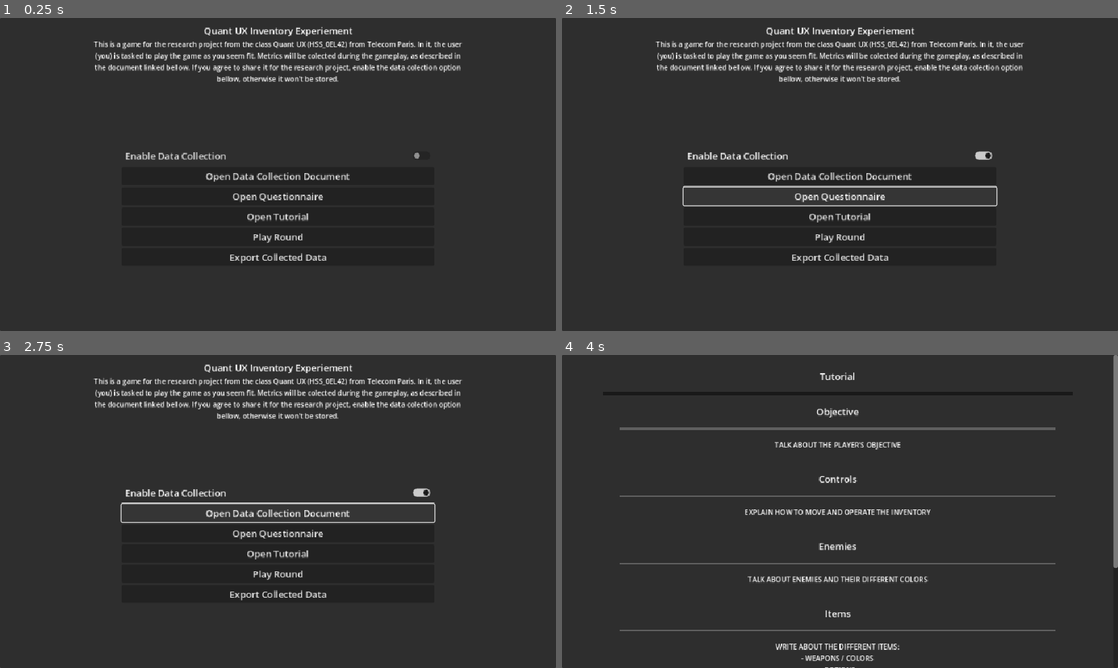
Above: before the commit, frames 1-4 (two rows, left to right).
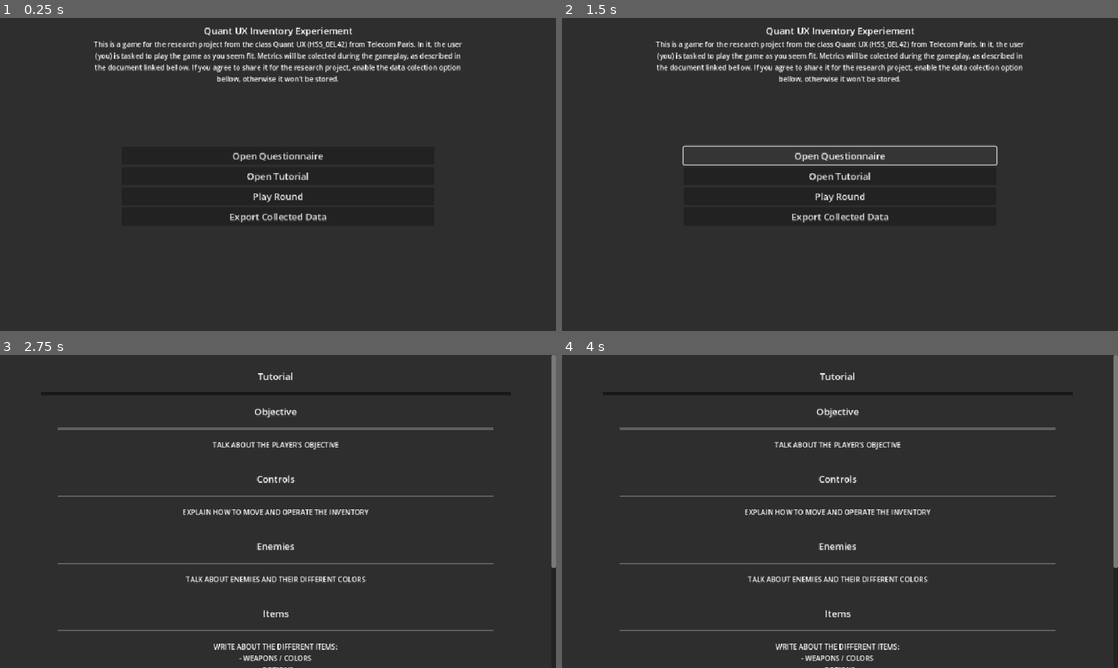
Above: after the commit, the same moments.

Repository: loco-choco/quantux-ui-experiment
Game: Godot game, scene res://scenes/main.tscn
Two runs of this game, one before a commit and one after it. Both use one fixed random seed, a clock stepped at 60 frames per second and the inputs below. The engine's default icon, where the game draws it, is replaced by a stand-in: a white triangle on a blue panel in a dark square.
Inputs (mouse positions are in pixels of both pictures, inside the frame that each line leads up to):
- Up to frame 1 (0.25 s): no input
- Up to frame 2 (1.5 s): click (840, 155) at 0.5 s, where only the run before the commit has a clickable "Enable Data Collection"; click "Open Questionnaire" at 1.25 s
- Up to frame 3 (2.75 s): click (278, 511) at 2 s, where only the run before the commit has a clickable "Open Data Collection Document"
- Up to frame 4 (4 s): click (840, 552) at 2.75 s, where only the run before the commit has a clickable "Open Tutorial"; tap Enter at 3.5 s; move the mouse to (962, 495) at 3.52 s; hold Tab (hud_toggle_quick_inv) from 3.53 s (still down); click (962, 495) at 3.67 s

The runs differ from the first frame. In frame 1, 1.7% of the frame differs, in the area x 22-76%, y 42-79%; in frame 2, 3.0%; in frame 3, 9.1%, in the area x 10-100%, y 0-100%; in frame 4, nothing differs.

Commit message:
removed consent form as it's part of the questionnaire and consent toggle as it's also part of the questionnaire

Diff:
--- a/scenes/main.tscn
+++ b/scenes/main.tscn
@@ -37,6 +37,79 @@
 process_mode = 3
 
 [node name="MainMenu" type="PanelContainer" parent="MainMenuCanvas"]
+unique_name_in_owner = true
+anchors_preset = 15
+anchor_right = 1.0
+anchor_bottom = 1.0
+grow_horizontal = 2
+grow_vertical = 2
+
+[node name="MarginContainer" type="MarginContainer" parent="MainMenuCanvas/MainMenu"]
+layout_mode = 2
+theme_override_constants/margin_left = 10
+theme_override_constants/margin_top = 10
+theme_override_constants/margin_right = 10
+theme_override_constants/margin_bottom = 10
+
+[node name="VBoxContainer" type="VBoxContainer" parent="MainMenuCanvas/MainMenu/MarginContainer"]
+layout_mode = 2
+
+[node name="MarginContainer2" type="MarginContainer" parent="MainMenuCanvas/MainMenu/MarginContainer/VBoxContainer"]
+layout_mode = 2
+theme_override_constants/margin_left = 150
+theme_override_constants/margin_right = 150
+
+[node name="VBoxContainer" type="VBoxContainer" parent="MainMenuCanvas/MainMenu/MarginContainer/VBoxContainer/MarginContainer2"]
+layout_mode = 2
+
+[node name="Title" type="Label" parent="MainMenuCanvas/MainMenu/MarginContainer/VBoxContainer/MarginContainer2/VBoxContainer"]
+layout_mode = 2
+text = "Quant UX Inventory Experiement"
+horizontal_alignment = 1
+
+[node name="Description" type="Label" parent="MainMenuCanvas/MainMenu/MarginContainer/VBoxContainer/MarginContainer2/VBoxContainer"]
+custom_minimum_size = Vector2(100, 0)
+layout_mode = 2
+text = "This is a game for the research project from the class Quant UX (HSS_0EL42) from Telecom Paris. In it, the user (you) is tasked to play the game as you seem fit. Metrics will be colected during the gameplay, as described in the document linked bellow. If you agree to share it for the research project, enable the data colection option bellow, otherwise it won't be stored."
+label_settings = SubResource("LabelSettings_tefeu")
+horizontal_alignment = 1
+autowrap_mode = 2
+
+[node name="HSeparator" type="HSeparator" parent="MainMenuCanvas/MainMenu/MarginContainer/VBoxContainer"]
+layout_mode = 2
+theme_override_constants/separation = 100
+theme_override_styles/separator = SubResource("StyleBoxEmpty_tefeu")
+
+[node name="MarginContainer" type="MarginContainer" parent="MainMenuCanvas/MainMenu/MarginContainer/VBoxContainer"]
+layout_mode = 2
+theme_override_constants/margin_left = 200
+theme_override_constants/margin_right = 200
+
+[node name="VBoxContainer" type="VBoxContainer" parent="MainMenuCanvas/MainMenu/MarginContainer/VBoxContainer/MarginContainer"]
+layout_mode = 2
+
+[node name="EnableDataCollection" type="CheckButton" parent="MainMenuCanvas/MainMenu/MarginContainer/VBoxContainer/MarginContainer/VBoxContainer"]
+visible = false
+layout_mode = 2
+text = "Enable Data Collection"
+
+[node name="OpenQuestionnaire" type="Button" parent="MainMenuCanvas/MainMenu/MarginContainer/VBoxContainer/MarginContainer/VBoxContainer"]
+layout_mode = 2
+text = "Open Questionnaire"
+
+[node name="OpenTutorial" type="Button" parent="MainMenuCanvas/MainMenu/MarginContainer/VBoxContainer/MarginContainer/VBoxContainer"]
+layout_mode = 2
+text = "Open Tutorial"
+
+[node name="StartGame" type="Button" parent="MainMenuCanvas/MainMenu/MarginContainer/VBoxContainer/MarginContainer/VBoxContainer"]
+layout_mode = 2
+text = "Play Round"
+
+[node name="ExportData" type="Button" parent="MainMenuCanvas/MainMenu/MarginContainer/VBoxContainer/MarginContainer/VBoxContainer"]
+layout_mode = 2
+text = "Export Collected Data"
+
+[node name="RoundSumary" type="PanelContainer" parent="MainMenuCanvas"]
 unique_name_in_owner = true
 visible = false
 anchors_preset = 15
@@ -45,101 +118,24 @@
 grow_horizontal = 2
 grow_vertical = 2
 
-[node name="MarginContainer" type="MarginContainer" parent="MainMenuCanvas/MainMenu"]
+[node name="MarginContainer" type="MarginContainer" parent="MainMenuCanvas/RoundSumary"]
 layout_mode = 2
 theme_override_constants/margin_left = 10
 theme_override_constants/margin_top = 10
 theme_override_constants/margin_right = 10
 theme_override_constants/margin_bottom = 10
 
-[node name="VBoxContainer" type="VBoxContainer" parent="MainMenuCanvas/MainMenu/MarginContainer"]
-layout_mode = 2
-
-[node name="MarginContainer2" type="MarginContainer" parent="MainMenuCanvas/MainMenu/MarginContainer/VBoxContainer"]
-layout_mode = 2
-theme_override_constants/margin_left = 150
-theme_override_constants/margin_right = 150
-
-[node name="VBoxContainer" type="VBoxContainer" parent="MainMenuCanvas/MainMenu/MarginContainer/VBoxContainer/MarginContainer2"]
-layout_mode = 2
-
-[node name="Title" type="Label" parent="MainMenuCanvas/MainMenu/MarginContainer/VBoxContainer/MarginContainer2/VBoxContainer"]
-layout_mode = 2
-text = "Quant UX Inventory Experiement"
-horizontal_alignment = 1
-
-[node name="Description" type="Label" parent="MainMenuCanvas/MainMenu/MarginContainer/VBoxContainer/MarginContainer2/VBoxContainer"]
-custom_minimum_size = Vector2(100, 0)
-layout_mode = 2
-text = "This is a game for the research project from the class Quant UX (HSS_0EL42) from Telecom Paris. In it, the user (you) is tasked to play the game as you seem fit. Metrics will be colected during the gameplay, as described in the document linked bellow. If you agree to share it for the research project, enable the data colection option bellow, otherwise it won't be stored."
-label_settings = SubResource("LabelSettings_tefeu")
-horizontal_alignment = 1
-autowrap_mode = 2
-
-[node name="HSeparator" type="HSeparator" parent="MainMenuCanvas/MainMenu/MarginContainer/VBoxContainer"]
-layout_mode = 2
-theme_override_constants/separation = 100
-theme_override_styles/separator = SubResource("StyleBoxEmpty_tefeu")
-
-[node name="MarginContainer" type="MarginContainer" parent="MainMenuCanvas/MainMenu/MarginContainer/VBoxContainer"]
+[node name="CenterContainer" type="CenterContainer" parent="MainMenuCanvas/RoundSumary/MarginContainer"]
+layout_mode = 2
+
+[node name="VBoxContainer" type="VBoxContainer" parent="MainMenuCanvas/RoundSumary/MarginContainer/CenterContainer"]
+layout_mode = 2
+
+[node name="MarginContainer" type="MarginContainer" parent="MainMenuCanvas/RoundSumary/MarginContainer/CenterContainer/VBoxContainer"]
 layout_mode = 2
 theme_override_constants/margin_left = 200
 theme_override_constants/margin_right = 200
 
-[node name="VBoxContainer" type="VBoxContainer" parent="MainMenuCanvas/MainMenu/MarginContainer/VBoxContainer/MarginContainer"]
-layout_mode = 2
-
-[node name="EnableDataCollection" type="CheckButton" parent="MainMenuCanvas/MainMenu/MarginContainer/VBoxContainer/MarginContainer/VBoxContainer"]
-layout_mode = 2
-text = "Enable Data Collection"
-
-[node name="OpenConsentForm" type="Button" parent="MainMenuCanvas/MainMenu/MarginContainer/VBoxContainer/MarginContainer/VBoxContainer"]
-layout_mode = 2
-text = "Open Data Collection Document"
-
-[node name="OpenQuestionnaire" type="Button" parent="MainMenuCanvas/MainMenu/MarginContainer/VBoxContainer/MarginContainer/VBoxContainer"]
-layout_mode = 2
-text = "Open Questionnaire"
-
-[node name="OpenTutorial" type="Button" parent="MainMenuCanvas/MainMenu/MarginContainer/VBoxContainer/MarginContainer/VBoxContainer"]
-layout_mode = 2
-text = "Open Tutorial"
-
-[node name="StartGame" type="Button" parent="MainMenuCanvas/MainMenu/MarginContainer/VBoxContainer/MarginContainer/VBoxContainer"]
-layout_mode = 2
-text = "Play Round"
-
-[node name="ExportData" type="Button" parent="MainMenuCanvas/MainMenu/MarginContainer/VBoxContainer/MarginContainer/VBoxContainer"]
-layout_mode = 2
-text = "Export Collected Data"
-
-[node name="RoundSumary" type="PanelContainer" parent="MainMenuCanvas"]
-unique_name_in_owner = true
-visible = false
-anchors_preset = 15
-anchor_right = 1.0
-anchor_bottom = 1.0
-grow_horizontal = 2
-grow_vertical = 2
-
-[node name="MarginContainer" type="MarginContainer" parent="MainMenuCanvas/RoundSumary"]
-layout_mode = 2
-theme_override_constants/margin_left = 10
-theme_override_constants/margin_top = 10
-theme_override_constants/margin_right = 10
-theme_override_constants/margin_bottom = 10
-
-[node name="CenterContainer" type="CenterContainer" parent="MainMenuCanvas/RoundSumary/MarginContainer"]
-layout_mode = 2
-
-[node name="VBoxContainer" type="VBoxContainer" parent="MainMenuCanvas/RoundSumary/MarginContainer/CenterContainer"]
-layout_mode = 2
-
-[node name="MarginContainer" type="MarginContainer" parent="MainMenuCanvas/RoundSumary/MarginContainer/CenterContainer/VBoxContainer"]
-layout_mode = 2
-theme_override_constants/margin_left = 200
-theme_override_constants/margin_right = 200
-
 [node name="VBoxContainer" type="VBoxContainer" parent="MainMenuCanvas/RoundSumary/MarginContainer/CenterContainer/VBoxContainer/MarginContainer"]
 layout_mode = 2
 
@@ -176,6 +172,7 @@
 
 [node name="Tutorial" type="PanelContainer" parent="MainMenuCanvas"]
 unique_name_in_owner = true
+visible = false
 anchors_preset = 15
 anchor_right = 1.0
 anchor_bottom = 1.0
--- a/scripts/main.gd
+++ b/scripts/main.gd
@@ -4,7 +4,7 @@
 @export var regular_world : PackedScene
 var current_world : RoundWorld
 
-var collect_data : bool
+var collect_data : bool = true
 var collected_round_data : Array[RoundData] = []
 const forms_uri : String = "https://framaforms.org/quantux-experiment-questionnaire-1768771359"
 
